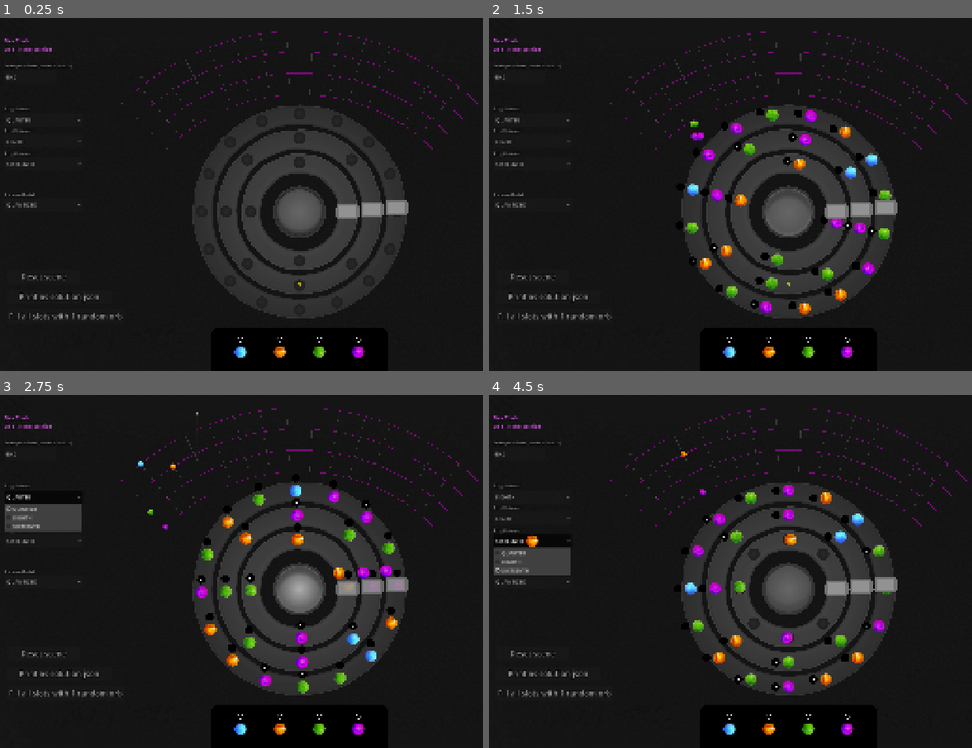
Above: before the commit, frames 1-4 (two rows, left to right).
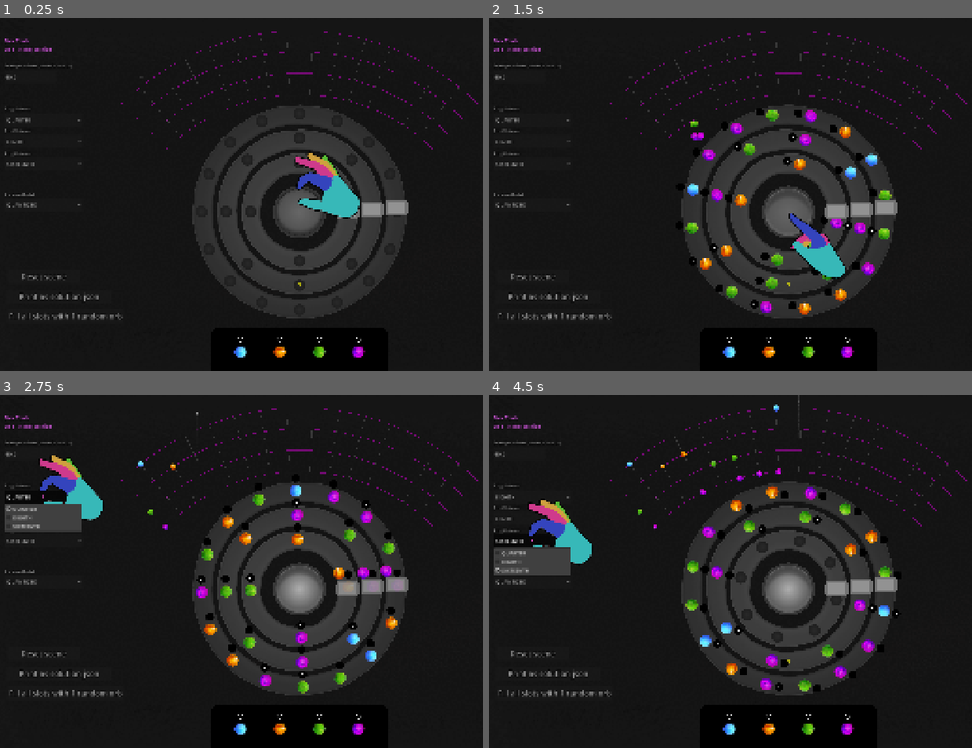
Above: after the commit, the same moments.

Repository: Senzameta-Games/igcc-jam-2026
Game: Godot game, scene res://core/main.tscn
Two runs of this game, one before a commit and one after it. Both use one fixed random seed, a clock stepped at 60 frames per second and the inputs below.
Inputs (mouse positions are in pixels of both pictures, inside the frame that each line leads up to):
- Up to frame 1 (0.25 s): no input
- Up to frame 2 (1.5 s): click "Fill all slots with 1 random …" at 0.5 s; click (788, 212) at 1.25 s
- Up to frame 3 (2.75 s): click "QUARTER" at 2 s
- Up to frame 4 (4.5 s): click "EIGHTH" at 2.75 s; click "EIGHTH" at 3.5 s; click "SIXTEENTH" at 4.25 s

The runs differ from the first frame. In frame 1, 1.4% of the frame differs, in the area x 61-75%, y 38-57%; in frame 2, 1.0%; in frame 3, 1.1%; in frame 4, 6.9%, in the area x 7-85%, y 0-85%.

Commit message:
Added hand placeholder

Diff:
--- a/core/entities/button/button.tscn
+++ b/core/entities/button/button.tscn
@@ -1,6 +1,6 @@
 [gd_scene format=3 uid="uid://qc0dwe3v7u2g"]
 
-[ext_resource type="Script" uid="uid://c3ntq12ib8cg3" path="res://core/entities/button/playback_controller.gd" id="1_40nbs"]
+[ext_resource type="Script" uid="uid://c3ntq12ib8cg3" path="res://core/entities/button/playback_button.gd" id="1_40nbs"]
 [ext_resource type="Texture2D" uid="uid://51xqu7ab3rsn" path="res://core/assets/button/off.png" id="1_x76tt"]
 [ext_resource type="Texture2D" uid="uid://dvmphmy4a1mtd" path="res://core/assets/button/on.png" id="2_ctf7k"]
 [ext_resource type="Texture2D" uid="uid://b36oo4prwgtl8" path="res://core/assets/button/off-hover.png" id="3_4rtqc"]
--- a/core/entities/button/playback_controller.gd
+++ b/core/entities/button/playback_button.gd
@@ -4,10 +4,6 @@
 func _ready() -> void:
 	toggle_mode = true
 	button_pressed = false
-
-func connect_hand(hand: Hand) -> void:
-	hand.picked_up.connect(_on_picked_up)
-	hand.dropped.connect(_on_dropped)
 
 func _on_toggled(toggled_on: bool) -> void:
 	if toggled_on:
--- a/core/entities/hand/hand.gd
+++ b/core/entities/hand/hand.gd
@@ -4,17 +4,26 @@
 signal picked_up(orb: Orb)
 signal dropped
 
+@export var texture_empty: Texture2D
+@export var texture_holding: Texture2D
+@export var texture_pointing: Texture2D
+
 var _held_orb: Orb = null
-var _slots: Array[Slot] = []
+var _pointing: bool = false
 
 @onready var _area: Area2D = $Area
+@onready var _sprite: Sprite2D = $Sprite
+
+func _ready() -> void:
+	_refresh_texture()
 
 func _process(_delta: float) -> void:
+	var mouse: Vector2 = get_global_mouse_position()
+	_area.global_position = mouse
+	_sprite.global_position = mouse
 	if _held_orb == null:
 		return
-	var mouse: Vector2 = get_global_mouse_position()
 	_held_orb.global_position = mouse
-	_area.global_position = mouse
 
 func _unhandled_input(event: InputEvent) -> void:
 	if not event is InputEventMouseButton:
@@ -22,17 +31,31 @@
 	var mb := event as InputEventMouseButton
 	if not mb.pressed or mb.button_index != MOUSE_BUTTON_LEFT:
 		return
-	if _held_orb == null:
-		return
 	if Playback.is_playing:
 		return
-	for area: Area2D in _area.get_overlapping_areas():
-		var slot := area.get_parent() as Slot
-		if slot == null:
-			continue
-		try_drop(slot)
-		get_viewport().set_input_as_handled()
-		return
+	if _held_orb != null:
+		for area: Area2D in _area.get_overlapping_areas():
+			var slot := area.get_parent() as Slot
+			if slot == null:
+				continue
+			try_drop(slot)
+			get_viewport().set_input_as_handled()
+			return
+	else:
+		for area: Area2D in _area.get_overlapping_areas():
+			var slot := area.get_parent() as Slot
+			if slot == null:
+				continue
+			if slot.is_occupied():
+				pick_up(slot.eject_orb())
+				get_viewport().set_input_as_handled()
+				return
+
+func connect_button(button: PlaybackButton) -> void:
+	picked_up.connect(button._on_picked_up)
+	dropped.connect(button._on_dropped)
+	button.mouse_entered.connect(_on_button_mouse_entered)
+	button.mouse_exited.connect(_on_button_mouse_exited)
 
 func pick_up(orb: Orb) -> void:
 	if orb == null:
@@ -40,7 +63,8 @@
 	_held_orb = orb
 	_held_orb.reparent(self, true)
 	_held_orb.lift()
-	_show_all_drophint()
+	_refresh_texture()
+	_show_all_drophints()
 	picked_up.emit(_held_orb)
 
 func try_drop(slot: Slot) -> void:
@@ -48,7 +72,8 @@
 		return
 	var orb_to_drop: Orb = _held_orb
 	_held_orb = null
-	_hide_all_drophint()
+	_hide_all_drophints()
+	_refresh_texture()
 	var ejected: Orb = slot.receive_orb(orb_to_drop)
 	if ejected != null:
 		pick_up(ejected)
@@ -58,27 +83,35 @@
 func is_holding() -> bool:
 	return _held_orb != null
 
-func _show_all_drophint() -> void:
-	for slot: Slot in _slots:
-		if not slot.is_occupied():
-			slot.show_drophint()
+func _on_button_mouse_entered() -> void:
+	_pointing = true
+	_refresh_texture()
 
-func _hide_all_drophint() -> void:
-	for slot: Slot in _slots:
+func _on_button_mouse_exited() -> void:
+	_pointing = false
+	_refresh_texture()
+
+func _refresh_texture() -> void:
+	if _pointing and _held_orb == null:
+		_sprite.texture = texture_pointing
+		_sprite.offset = Vector2(86.0, 98)
+	elif _held_orb != null:
+		_sprite.texture = texture_holding
+		_sprite.offset = Vector2(86.0, -28.0)
+	else:
+		_sprite.texture = texture_empty
+		_sprite.offset = Vector2(86.0, -28.0)
+
+func _show_all_drophints() -> void:
+	for node: Node in get_tree().get_nodes_in_group("slots"):
+		var slot := node as Slot
+		if slot == null or slot.is_occupied():
+			continue
+		slot.show_drophint()
+
+func _hide_all_drophints() -> void:
+	for node: Node in get_tree().get_nodes_in_group("slots"):
+		var slot := node as Slot
+		if slot == null:
+			continue
 		slot.hide_drophint()
-
-func connect_slot(slot: Slot) -> void:
-	if not slot.slot_interacted.is_connected(_on_slot_interacted):
-		slot.slot_interacted.connect(_on_slot_interacted)
-
-func disconnect_slot(slot: Slot) -> void:
-	if slot.slot_interacted.is_connected(_on_slot_interacted):
-		slot.slot_interacted.disconnect(_on_slot_interacted)
-
-func _on_slot_interacted(slot: Slot) -> void:
-	if Playback.is_playing:
-		return
-	if _held_orb != null:
-		return
-	if slot.is_occupied():
-		pick_up(slot.eject_orb())
--- a/core/entities/hand/hand.tscn
+++ b/core/entities/hand/hand.tscn
@@ -1,15 +1,24 @@
 [gd_scene format=3 uid="uid://c1ycavhb8bwf4"]
 
 [ext_resource type="Script" uid="uid://ckqdtgnc1nxah" path="res://core/entities/hand/hand.gd" id="1_ljdg1"]
+[ext_resource type="Texture2D" uid="uid://ch1re2se0arpy" path="res://core/assets/hand/hand_empty.png" id="2_oaghj"]
+[ext_resource type="Texture2D" uid="uid://du30vgygwe8gd" path="res://core/assets/hand/hand_holding.png" id="3_y17g0"]
+[ext_resource type="Texture2D" uid="uid://db6kld3pwjcw5" path="res://core/assets/hand/hand_pointing.png" id="4_y17g0"]
 
 [sub_resource type="RectangleShape2D" id="RectangleShape2D_v2pej"]
 
 [node name="Hand" type="Node2D" unique_id=797971003]
+z_index = 30
 script = ExtResource("1_ljdg1")
+texture_empty = ExtResource("2_oaghj")
+texture_holding = ExtResource("3_y17g0")
+texture_pointing = ExtResource("4_y17g0")
 
 [node name="Area" type="Area2D" parent="." unique_id=388490053]
 collision_layer = 0
-collision_mask = 8
+collision_mask = 15
 
 [node name="Shape" type="CollisionShape2D" parent="Area" unique_id=1772723908]
 shape = SubResource("RectangleShape2D_v2pej")
+
+[node name="Sprite" type="Sprite2D" parent="." unique_id=941995552]
--- a/core/entities/rings/ring.gd
+++ b/core/entities/rings/ring.gd
@@ -34,7 +34,6 @@
 @onready var _slots_container: Node2D = $Slots
 
 var _slots: Array[Slot] = []
-var _hand: Hand = null
 
 func _ready() -> void:
 	_rebuild_slots()
@@ -46,15 +45,10 @@
 func apply_rotation(rot_t: float) -> void:
 	rotation = rot_t * TAU
 
-func connect_hand_to_slot(hand: Hand) -> void:
-	_hand = hand
-	for slot: Slot in _slots:
-		_hand.connect_slot(slot)
-
 func eject_all_orbs() -> void:
 	for slot: Slot in _slots:
-		if slot.is_occupied() and _hand != null:
-			_hand.pick_up(slot.eject_orb())
+		if slot.is_occupied():
+			slot.eject_orb()
 
 func get_slots() -> Array[Slot]:
 	return _slots
@@ -72,8 +66,6 @@
 		ret.append(slot.get_orb())
 	return ret
 
-## Connects all Detector children. Safe to call after scene is ready.
-## Also called if detectors are added dynamically.
 func _connect_detectors() -> void:
 	for child: Node in get_children():
 		var detector := child as Detector
@@ -88,9 +80,6 @@
 func _rebuild_slots() -> void:
 	if _slots_container == null:
 		return
-	if _hand != null:
-		for slot: Slot in _slots:
-			_hand.disconnect_slot(slot)
 	eject_all_orbs()
 	for slot: Slot in _slots:
 		_slots_container.remove_child(slot)
@@ -103,9 +92,6 @@
 		slot.index = i
 		_slots.append(slot)
 	_calculate_slot_positions()
-	if _hand != null:
-		for slot: Slot in _slots:
-			_hand.connect_slot(slot)
 
 func _calculate_slot_positions() -> void:
 	var count: int = _slots.size()
--- a/core/entities/sequencer/sequencer.gd
+++ b/core/entities/sequencer/sequencer.gd
@@ -3,6 +3,9 @@
 
 ## Sequencer owns BPM and all ring rotation state.
 ## Rings are passive. They receive rot_t each frame and apply it.
+## Tray and PianoRoll live under Main.
+## Detectors are owned by their respective Ring children.
+## Main listens to note_triggered and owns the trail + piano roll flow.
 
 signal note_triggered(orb_id: Orb.OrbType, texture: Texture2D, from_position: Vector2, tick: int)
 
@@ -30,18 +33,15 @@
 @onready var _ring2_interval: OptionButton = $Tools/Ring2Interval
 @onready var _rotation_model_select: OptionButton = $Tools/RotationModel
 @onready var _custom_multipliers_field: TextEdit = $Tools/CustomMultField
-@onready var _reset: Button = $Tools/Reset
-@onready var _export: Button = $Tools/Export
-@onready var _fill_slots: Button = $Tools/FillSlots
 
 var _rings: Array[Ring] = []
 var _rotations: Array[float] = [0.0, 0.0, 0.0]
 var _resetting: bool = false
 
-# Tick driven by ring 0 rotation crossing sixteenth note intervals
+# Tick clock — driven by absolute measure time, independent of ring multipliers
+var _measure_t: float = 0.0
 var _current_tick: int = 0
 var _last_tick_threshold: int = 0
-var _measure_t: float = 0.0 # 0.0 - 1.0 = progress of 1 measure
 
 # Pending crossings per physics frame, sorted by ring_index before dispatch
 var _pending: Array[Dictionary] = []
@@ -52,7 +52,6 @@
 	Playback.started.connect(_on_playback_started)
 	Playback.stopped.connect(_on_playback_stopped)
 	for child: Node in _rings_container.get_children():
-		print("child: ", child.name, " type: ", child.get_class(), " is Ring: ", child is Ring)
 		var ring := child as Ring
 		if ring == null:
 			continue
@@ -63,14 +62,6 @@
 	)
 	_setup_dev_tools()
 
-func inject_hand(hand: Hand) -> void:
-	var controller := _button as PlaybackButton
-	if controller == null:
-		return
-	controller.connect_hand(hand)
-	for ring: Ring in _rings:
-		ring.connect_hand_to_slot(hand)
-
 ## Returns the current BPM measure duration in seconds. Used by Main for trail timing.
 func get_measure_duration() -> float:
 	return (60.0 / bpm) * BEATS_PER_MEASURE
@@ -79,14 +70,16 @@
 	if not Playback.is_playing:
 		return
 	var base_rate: float = bpm / BEATS_PER_MEASURE / 60.0
-	# Advance measure time
+
+	# Tick clock driven by absolute measure time — independent of ring multipliers
 	_measure_t = fmod(_measure_t + base_rate * delta, 1.0)
-	# 16th note tick clock
 	var tick_threshold: int = int(_measure_t * TICKS_PER_MEASURE)
 	if tick_threshold != _last_tick_threshold:
 		_last_tick_threshold = tick_threshold
 		_current_tick = tick_threshold
 		Playback.tick_advanced.emit(_current_tick)
+
+	# Rings advance at their own multiplied rates
 	for i: int in range(_rings.size()):
 		var multiplier: float = _get_multiplier(i)
 		_rotations[i] = fmod(_rotations[i] + base_rate * multiplier * delta, 1.0)
@@ -122,9 +115,9 @@
 
 func _on_playback_started() -> void:
 	_resetting = false
+	_measure_t = 0.0
 	_current_tick = 0
 	_last_tick_threshold = 0
-	_measure_t = 0.0
 
 func _on_playback_stopped() -> void:
 	_resetting = true
@@ -141,6 +134,8 @@
 		_process_queued = true
 		call_deferred("_flush_pending")
 
+## Sorts pending detections by ring_index and emits note_triggered for each.
+## Deferred so multiple detections in one physics frame are batched.
 func _flush_pending() -> void:
 	_process_queued = false
 	_pending.sort_custom(func(a: Dictionary, b: Dictionary) -> bool:
@@ -213,9 +208,12 @@
 	_custom_multipliers_field.visible = rotation_model == RotationModel.CUSTOM
 	_custom_multipliers_field.focus_exited.connect(_on_custom_multipliers_committed)
 
-	_reset.pressed.connect(_on_reset_pressed)
-	_export.pressed.connect(_on_export_pressed)
-	_fill_slots.pressed.connect(_on_fill_slots_pressed)
+	var reset_btn := $Tools/Reset as Button
+	var export_btn := $Tools/Export as Button
+	var fill_btn := $Tools/FillSlots as Button
+	reset_btn.pressed.connect(_on_reset_pressed)
+	export_btn.pressed.connect(_on_export_pressed)
+	fill_btn.pressed.connect(_on_fill_slots_pressed)
 
 func _input(event: InputEvent) -> void:
 	if Input.is_action_just_pressed("hide_tools"):
--- a/core/entities/slot/slot.gd
+++ b/core/entities/slot/slot.gd
@@ -1,7 +1,5 @@
 class_name Slot
 extends Node2D
-
-signal slot_interacted(slot: Slot)
 
 @export var texture_empty: Texture2D
 @export var texture_occupied: Texture2D
@@ -24,6 +22,7 @@
 @onready var _badge: Sprite2D = $Badge
 
 func _ready() -> void:
+	add_to_group("slots")
 	_drophint.visible = false
 	_drophint.scale = Vector2.ZERO
 	_badge.visible = false
@@ -37,7 +36,7 @@
 	_refresh_visual()
 
 func receive_orb(incoming: Orb) -> Orb:
-	# Empty slot path. Accept then type it
+	# Empty slot path. Accept and seat it.
 	if _orb == null:
 		_orb = incoming
 		_count = 1
@@ -45,18 +44,17 @@
 		_orb.land()
 		_refresh_visual()
 		return null
-	# Matching type path. stack it if under a max (currently 8)
+	# Matching type path. Stack it if under max (currently 8).
 	if incoming.orb_id == _orb.orb_id:
 		if _count < 8:
 			_count += 1
 			incoming.queue_free()
-
 			_refresh_visual()
 			return null
 		else:
-			# Capped stack path. Reject it
+			# Capped stack path. Reject it.
 			return incoming
-	# Mismatched type. Reject it
+	# Mismatched type. Reject it.
 	return incoming
 
 func eject_orb() -> Orb:
@@ -123,10 +121,3 @@
 func _on_area_mouse_exited() -> void:
 	_hovered = false
 	_refresh_visual()
-
-func _on_area_input_event(_viewport: Viewport, event: InputEvent, _shape_idx: int) -> void:
-	if event is InputEventMouseButton:
-		var mb := event as InputEventMouseButton
-		if mb.pressed and mb.button_index == MOUSE_BUTTON_LEFT:
-			slot_interacted.emit(self)
-			get_viewport().set_input_as_handled()
--- a/core/entities/tray/tray.gd
+++ b/core/entities/tray/tray.gd
@@ -2,13 +2,6 @@
 extends Node2D
 
 @onready var _slots_container: Node2D = $Slots
-
-func connect_hand(hand: Hand) -> void:
-	for child: Node in _slots_container.get_children():
-		var slot := child as Slot
-		if slot == null:
-			continue
-		hand.connect_slot(slot)
 
 ## Returns unique OrbTypes present in the tray, sorted highest to lowest pitch
 ## (descending enum value = highest note first).
--- a/core/main.gd
+++ b/core/main.gd
@@ -6,6 +6,7 @@
 @onready var _piano_roll: PianoRoll = $SkyLayer/PianoRoll
 @onready var _feedback: Node2D = $DetectionFeedback
 @onready var _background: Sprite2D = $Background
+@onready var _playback_button: PlaybackButton = $Sequencer/StartStop/Button
 
 const ORB_TRAIL_SCENE: PackedScene = preload("res://core/entities/orbs/orb_trail.tscn")
 
@@ -13,8 +14,7 @@
 	_background.position = get_viewport_rect().size / 2
 	await get_tree().process_frame
 	_piano_roll.setup(_tray)
-	_sequencer.inject_hand(_hand)
-	_tray.connect_hand(_hand)
+	_hand.connect_button(_playback_button)
 	_sequencer.note_triggered.connect(_on_note_triggered)
 
 func _on_note_triggered(orb_id: Orb.OrbType, texture: Texture2D, from_position: Vector2, tick: int) -> void:
Binary file added: core/assets/hand/hand_empty.png
Not shown, added: core/assets/hand/hand_empty.png.import
Binary file added: core/assets/hand/hand_holding.png
Not shown, added: core/assets/hand/hand_holding.png.import
Binary file added: core/assets/hand/hand_pointing.png
Not shown, added: core/assets/hand/hand_pointing.png.import
Renamed: core/entities/button/playback_controller.gd.uid -> core/entities/button/playback_button.gd.uid
